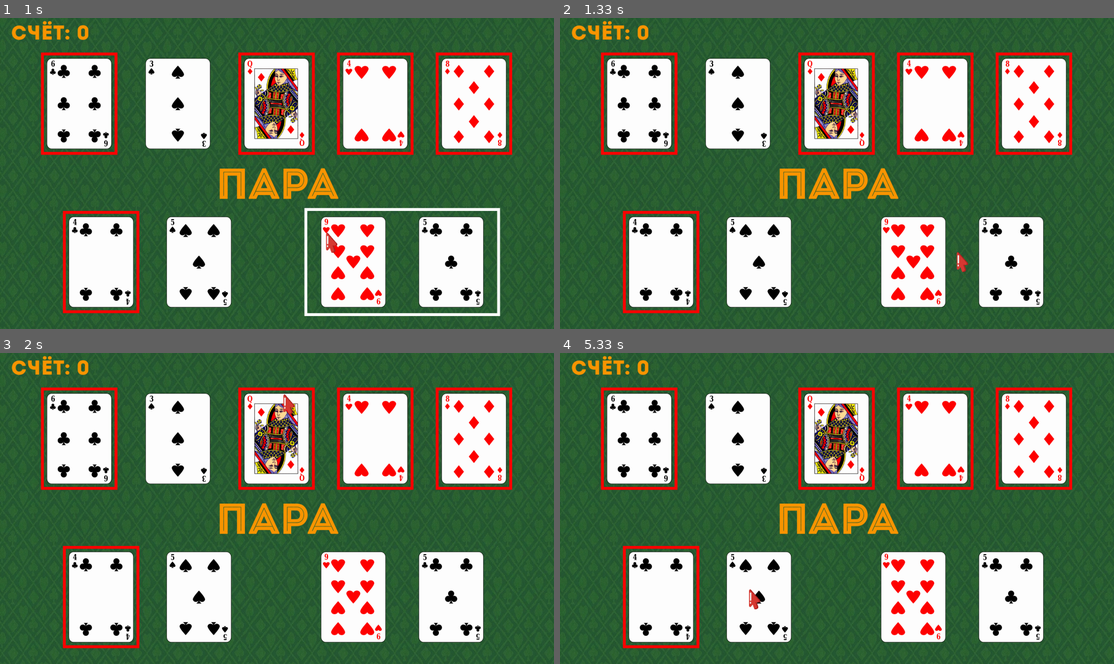
Above: before the commit, frames 1-4 (two rows, left to right).
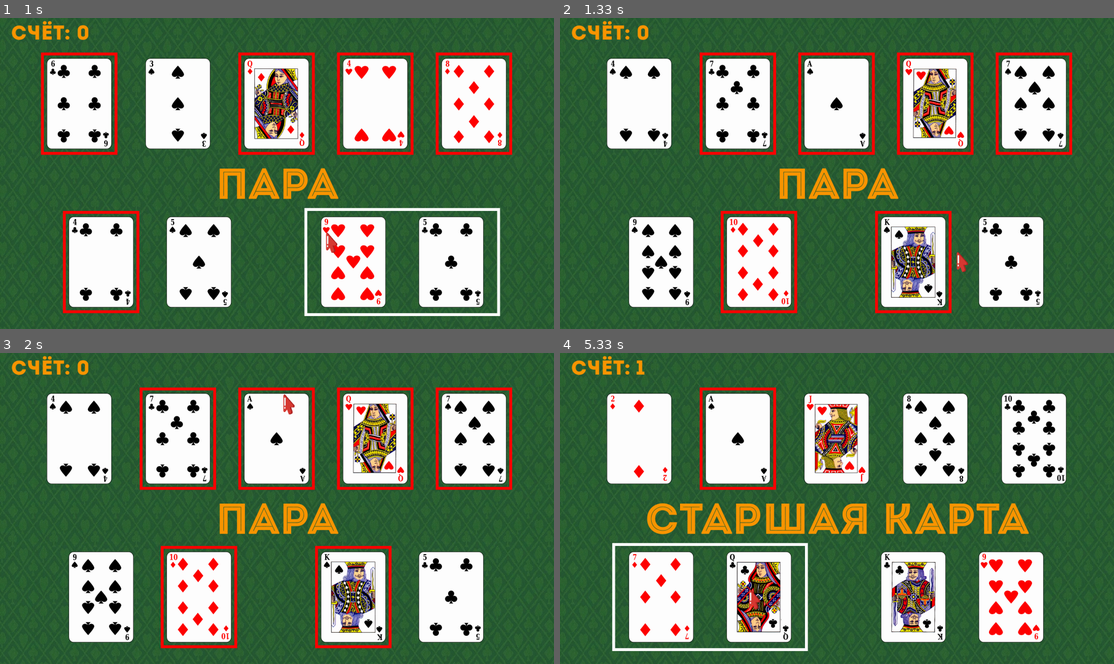
Above: after the commit, the same moments.

Repository: gkhlevtov/Yandex-PyGame-Project
Game: pygame game, started from main.py
Two runs of this game, one before a commit and one after it. Both use one fixed random seed, a clock stepped at 60 frames per second and the inputs below.
Inputs (mouse positions are in pixels of both pictures, inside the frame that each line leads up to):
- Up to frame 1 (1 s): tap Enter at 0.33 s; click (332, 241) at 0.72 s
- Up to frame 2 (1.33 s): click (964, 260) at 1.05 s
- Up to frame 3 (2 s): click (481, 617) at 1.38 s; click (288, 402) at 1.72 s
- Up to frame 4 (5.33 s): click (809, 589) at 2.05 s; click (820, 455) at 2.38 s; click (759, 443) at 2.72 s; click (981, 480) at 3.05 s; click (1008, 502) at 3.38 s; click (953, 452) at 3.72 s; click (676, 449) at 4.05 s; click (704, 564) at 4.38 s; click (709, 595) at 4.72 s; click (753, 598) at 5.05 s

Frame 1 is identical in both runs. In frame 2, 11% of the frame differs, in the area x 7-91%, y 11-96%; in frame 3, 11%; in frame 4, 17%, in the area x 7-93%, y 2-96%.

Commit message:
add set swap after choosing set and score counting

Diff:
--- a/main.py
+++ b/main.py
@@ -257,17 +257,17 @@
     best = best_combination.best_comb(*comb1, *comb2)
     if best == '1':
         win_comb = comb1
-        print('Первая')
+        print('Первая выигрышная')
     elif best == '0':
         win_comb = comb2
-        print('Вторая')
+        print('Вторая выигрышная')
     else:
         win_comb = (comb1[0], comb1[1] + comb2[1])
         print('Ничья')
 
     print(win_comb)
 
-    return win_comb
+    return win_comb, best
 
 
 def main():
@@ -311,7 +311,8 @@
                game_set=game_set, player_set1=player_set1, player_set2=player_set2)
 
     win_comb = get_best_combination(game_set, player_set1, player_set2)
-    show_combination(win_comb[0], screen_size=size, screen=screen)
+    best_set = win_comb[1]
+    show_combination(win_comb[0][0], screen_size=size, screen=screen)
     show_score(current_score, screen_size=size, screen=screen)
 
     while running:
@@ -330,10 +331,27 @@
                 table_zone = get_screen_zone(click_pos, sets_pos)
 
                 if focused and table_zone != 0 and current_zone == table_zone:
-
-                    # ! Происходит смена наборов
-
+                    print(best_set, table_zone)
+                    if best_set == 'draw':
+                        current_score += 1
+                    elif (best_set == '1' and table_zone == 1) or (best_set == '0' and table_zone == 2):
+                        current_score += 1
+
+                    all_sprites = pygame.sprite.Group()
+                    game_set, player_set1, player_set2, images = update_sets(full_deck)
+
+                    print('======================================================================================')
+
+                    win_comb = get_best_combination(game_set, player_set1, player_set2)
+                    best_set = win_comb[1]
+
+                    draw_cards(screen=screen, sprite_group=all_sprites, images=images,
+                               screen_size=size, card_size=card_size,
+                               game_set=game_set, player_set1=player_set1, player_set2=player_set2)
+
+                    focused = False
                     draw_border = False
+
                 elif focused and table_zone == 0:
                     focused = False
                     draw_border = False
@@ -343,28 +361,14 @@
 
                 current_zone = table_zone
 
-                # current_score += 1
-
             if event.type == pygame.KEYDOWN:
-                if event.key == pygame.K_SPACE:
-                    all_sprites = pygame.sprite.Group()
-                    game_set, player_set1, player_set2, images = update_sets(full_deck)
-
-                    print('======================================================================================')
-
-                    win_comb = get_best_combination(game_set, player_set1, player_set2)
-
-                    draw_cards(screen=screen, sprite_group=all_sprites, images=images,
-                               screen_size=size, card_size=card_size,
-                               game_set=game_set, player_set1=player_set1, player_set2=player_set2)
-
                 if event.key == pygame.K_ESCAPE:
                     running = False
 
         screen.blit(scaled_background, (0, 0))
         all_sprites.draw(screen)
-        all_sprites.update(win_comb)
-        show_combination(win_comb[0], screen_size=size, screen=screen)
+        all_sprites.update(win_comb[0])
+        show_combination(win_comb[0][0], screen_size=size, screen=screen)
         show_score(current_score, screen_size=size, screen=screen)
 
         if draw_border:
@@ -372,6 +376,7 @@
 
         if use_custom_cursor:
             screen.blit(cursor_img, cursor_img_rect)
+
         clock.tick(fps)
         pygame.display.flip()
 
